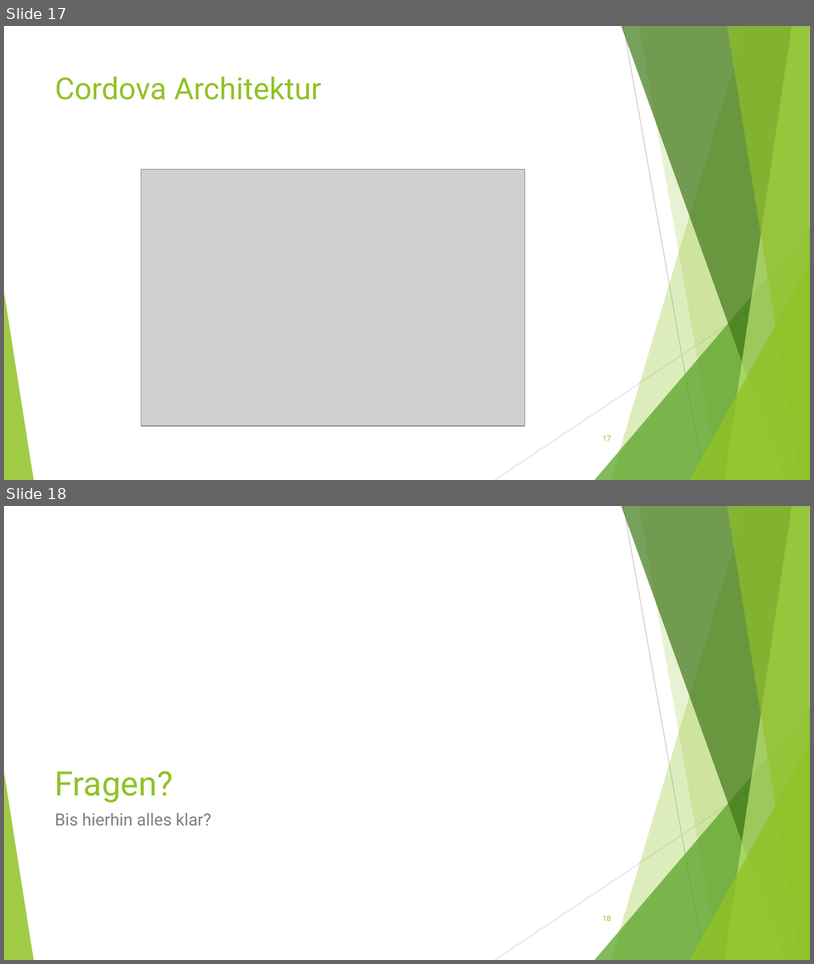
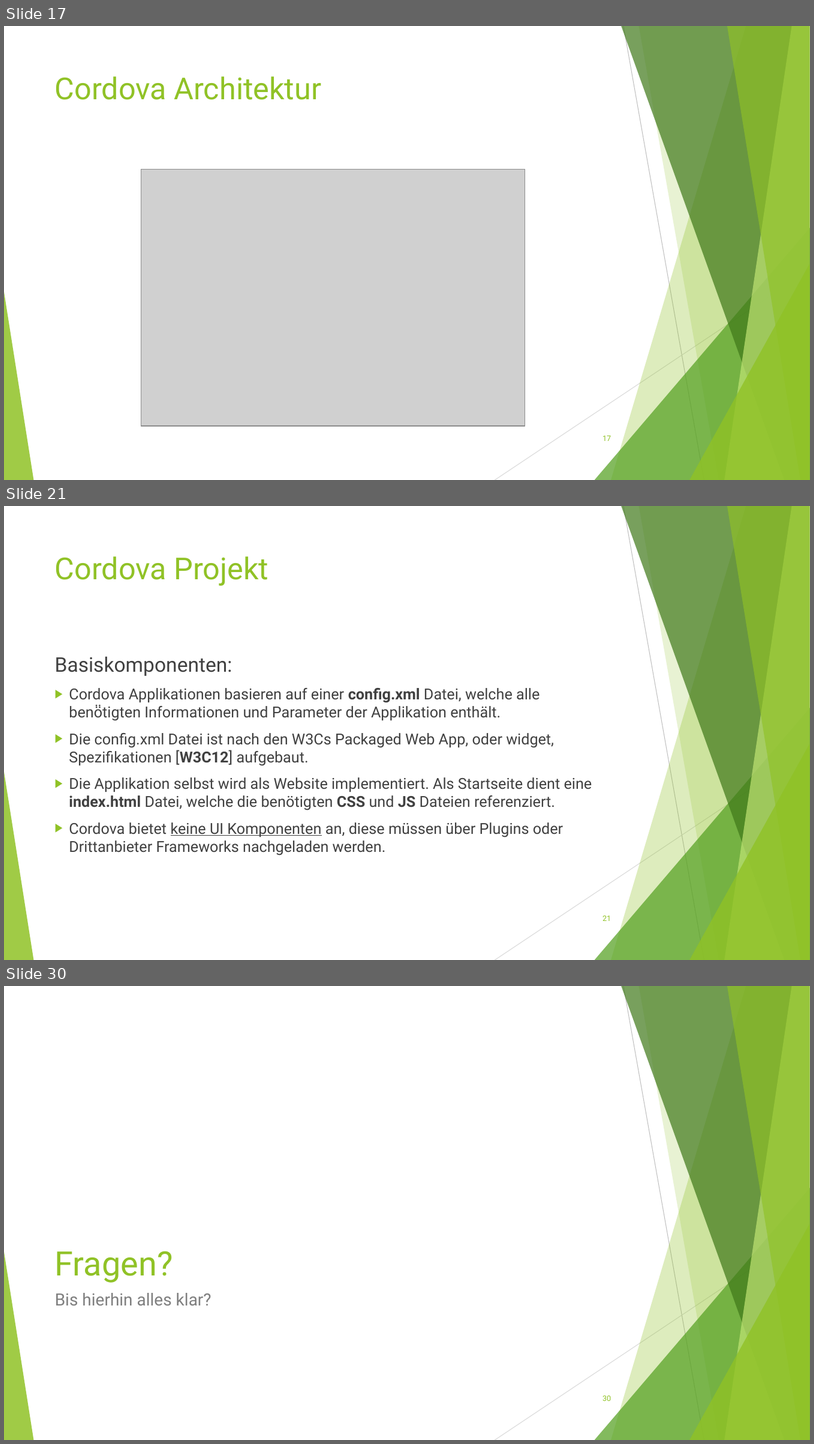
Before and after one commit to Ufo391/KSWE_DOKU, a slide deck: Vortrag/Mobile Anwendungsentwicklung.ppt. Shown one above the other, each under a label of ours: slides 17 and 18 before the commit, slides 17, 21 and 30 after it; the slides between them are not shown. The pictures are 814x964 and 814x1444 pixels, drawn with LibreOffice and Linux fonts; fonts in the diff are those of the drawing; grey boxes stand for pictures. Boxes give left, top, right and bottom in pixels: in the first picture for what was removed or moved away, otherwise in the second. Text is boxed around its words. In the diff, an @@ line names an element or a change of style, - is before the commit and + after.

Commit message:
Added Cordova chapter elements

```diff
--- a/Vortrag/Mobile Anwendungsentwicklung.ppt
+++ b/Vortrag/Mobile Anwendungsentwicklung.ppt
@@ slide 21 added at bbox=[4, 506, 810, 960], background #FFFFFF; not listed: 10 template elements that a slide beside it also shows @@
@@ title added at bbox=[55, 556, 269, 586], 36 pt, text #90C226 @@
+Cordova Projekt
@@ text added at bbox=[55, 657, 593, 855], 18 pt, text #404040 @@
+Basiskomponenten:
+▶ Cordova Applikationen basieren auf einer config.xml Datei, welche alle benö̈tigten Informationen und Parameter der Applikation enthält.
+▶ Die config.xml Datei ist nach den W3Cs Packaged Web App, oder widget, Spezifikationen [W3C12] aufgebaut.
+▶ Die Applikation selbst wird als Website implementiert. Als Startseite dient eine index.html Datei, welche die benötigten CSS und JS Dateien referenziert.
+▶ Cordova bietet keine UI Komponenten an, diese müssen über Plugins oder Drittanbieter Frameworks nachgeladen werden.
@@ page number added at bbox=[603, 915, 611, 921], 9 pt, text #90C226 @@
+21
@@ what was slide 18 is now slide 30 @@
@@ page number at bbox=[603, 1395, 611, 1401]: text changed @@
-18
+30
```
Also in this commit, not shown: 11 other slides added, 1 other file.
